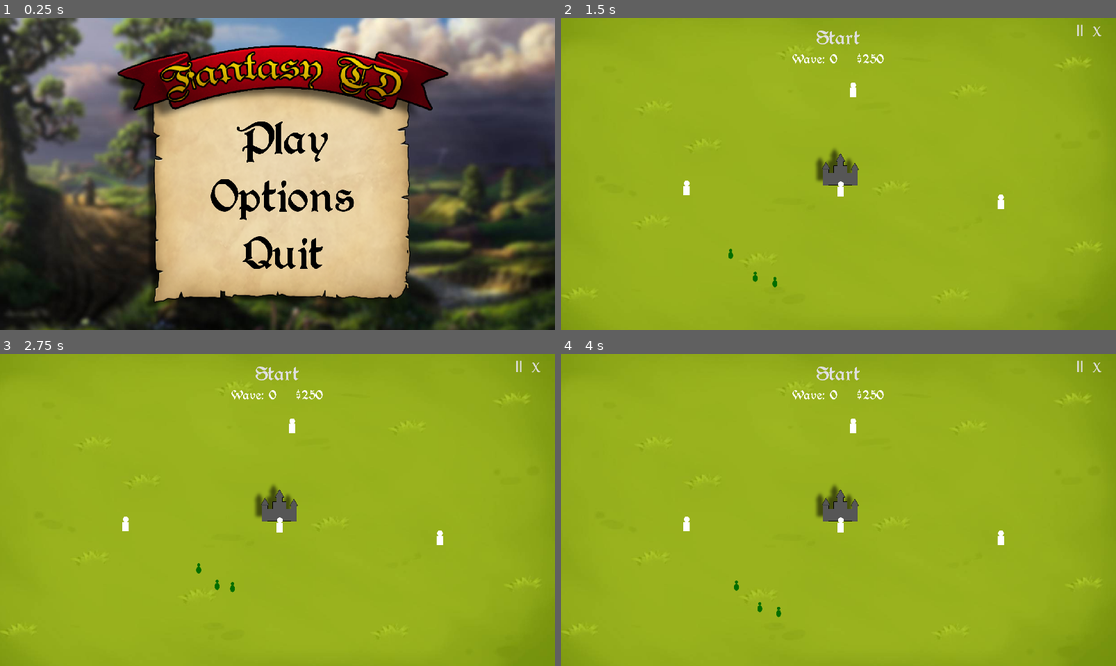
Above: before the commit, frames 1-4 (two rows, left to right).
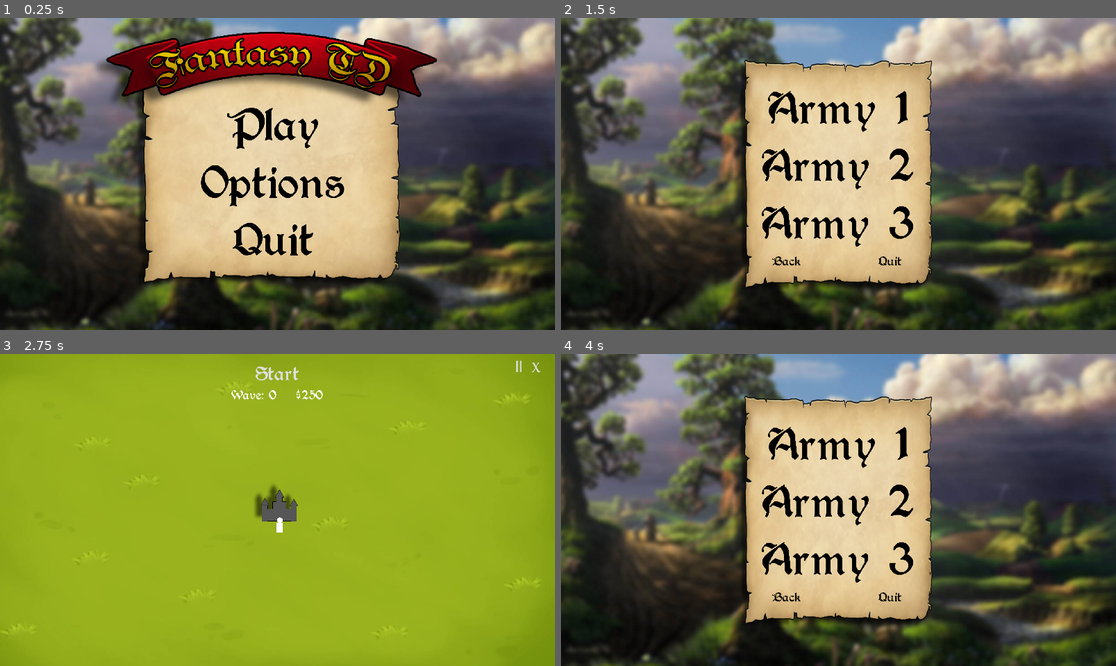
Above: after the commit, the same moments.

Repository: therealallaner/Fantasy-Tower-Defense
Game: Godot game, scene res://Scenes/TitleScreen.tscn
The game is run twice, just before and just after one commit, with the same random seed, the same clock (stepped at 60 frames per second) and the same inputs. Before the commit the project starts from res://Scenes/main_menu.tscn.
Inputs (mouse positions are in pixels of both pictures, inside the frame that each line leads up to):
- Up to frame 1 (0.25 s): no input
- Up to frame 2 (1.5 s): click "Options" at 0.5 s; click "Play" at 1.25 s
- Up to frame 3 (2.75 s): click (277, 444) at 2 s, where only the run after the commit has a clickable "Army 1"
- Up to frame 4 (4 s): click "||" at 2.75 s; click "Play" at 3.5 s

The runs differ from the first frame. In frame 1, 23% of the frame differs, in the area x 17-81%, y 4-92%; in frame 2, 100%, in the area x 0-100%, y 0-100%; in frame 3, 0.2%; in frame 4, 100%.

Commit message:
Started work on enemy spawner

Diff:
--- a/Scenes/Characters/goblin.tscn
+++ b/Scenes/Characters/goblin.tscn
@@ -13,7 +13,7 @@
 
 [node name="Goblin" type="CharacterBody2D"]
 collision_layer = 4
-collision_mask = 15
+collision_mask = 11
 script = ExtResource("1_m3jd8")
 
 [node name="Sprite2D" type="Sprite2D" parent="."]
--- /dev/null
+++ b/Scenes/Objects/SpawnController.tscn
@@ -0,0 +1,15 @@
+[gd_scene load_steps=2 format=3 uid="uid://bqs4a86blc0tl"]
+
+[ext_resource type="Script" path="res://Scripts/Spawner.gd" id="1_0qpmo"]
+
+[node name="SpawnController" type="Node2D"]
+script = ExtResource("1_0qpmo")
+
+[node name="GoblinSpacer" type="Timer" parent="."]
+one_shot = true
+
+[node name="SorcSpacer" type="Timer" parent="."]
+one_shot = true
+
+[connection signal="timeout" from="GoblinSpacer" to="." method="_on_goblin_spacer_timeout"]
+[connection signal="timeout" from="SorcSpacer" to="." method="_on_sorc_spacer_timeout"]
--- /dev/null
+++ b/Scenes/Objects/spawner.tscn
@@ -0,0 +1,3 @@
+[gd_scene format=3 uid="uid://bvmdjp8ft6ch5"]
+
+[node name="Spawner" type="Marker2D" groups=["spawner"]]
--- /dev/null
+++ b/Scenes/TitleScreen.tscn
@@ -0,0 +1,18 @@
+[gd_scene load_steps=5 format=3 uid="uid://dr813yy1g2r72"]
+
+[ext_resource type="Script" path="res://Scripts/TitleScreen.gd" id="1_pco4u"]
+[ext_resource type="Texture2D" uid="uid://dmroa0bn4whdh" path="res://Assets/UI/TestBG (1).jpg" id="2_hxkte"]
+[ext_resource type="PackedScene" uid="uid://bwuctf6vixewa" path="res://Scenes/main_menu.tscn" id="3_b0avh"]
+[ext_resource type="PackedScene" uid="uid://builrbf3uu46i" path="res://Scenes/army_select.tscn" id="3_eqo6t"]
+
+[node name="MainMenu" type="Node2D"]
+script = ExtResource("1_pco4u")
+
+[node name="TestBg(1)" type="Sprite2D" parent="."]
+position = Vector2(960, 538)
+scale = Vector2(1.52, 1.52)
+texture = ExtResource("2_hxkte")
+
+[node name="MainMenu" parent="." instance=ExtResource("3_b0avh")]
+
+[node name="ArmySelect" parent="." instance=ExtResource("3_eqo6t")]
--- a/Scenes/UI_Scenes/game_ui.tscn
+++ b/Scenes/UI_Scenes/game_ui.tscn
@@ -172,6 +172,7 @@
 layout_mode = 2
 size_flags_horizontal = 3
 
+[connection signal="pressed" from="GameStats/WaveController" to="." method="_on_wave_controller_pressed"]
 [connection signal="mouse_entered" from="Stores/HumanStore/Infantry/Infantry" to="." method="_on_infantry_mouse_entered"]
 [connection signal="mouse_exited" from="Stores/HumanStore/Infantry/Infantry" to="." method="_on_infantry_mouse_exited"]
 [connection signal="pressed" from="Stores/HumanStore/Infantry/Infantry" to="." method="_on_infantry_pressed"]
--- /dev/null
+++ b/Scenes/army_select.tscn
@@ -0,0 +1,84 @@
+[gd_scene load_steps=6 format=3 uid="uid://builrbf3uu46i"]
+
+[ext_resource type="Script" path="res://Scripts/army_select.gd" id="1_dhnjv"]
+[ext_resource type="Texture2D" uid="uid://bsk4ie7qrdyor" path="res://Assets/UI/MainMenuMenuBG.png" id="2_vebau"]
+[ext_resource type="Theme" uid="uid://cp2e2s82wiif8" path="res://Assets/UI/Themes/Augusta.tres" id="3_v807f"]
+
+[sub_resource type="StyleBoxTexture" id="StyleBoxTexture_sa8l4"]
+texture = ExtResource("2_vebau")
+
+[sub_resource type="Theme" id="Theme_earg7"]
+PanelContainer/styles/panel = SubResource("StyleBoxTexture_sa8l4")
+
+[node name="ArmySelect" type="CanvasLayer"]
+script = ExtResource("1_dhnjv")
+
+[node name="PanelContainer" type="PanelContainer" parent="."]
+anchors_preset = 8
+anchor_left = 0.5
+anchor_top = 0.5
+anchor_right = 0.5
+anchor_bottom = 0.5
+offset_left = -466.0
+offset_top = -346.5
+offset_right = 466.0
+offset_bottom = 346.5
+grow_horizontal = 2
+grow_vertical = 2
+theme = SubResource("Theme_earg7")
+
+[node name="MarginContainer" type="MarginContainer" parent="PanelContainer"]
+layout_mode = 2
+theme_override_constants/margin_left = 200
+theme_override_constants/margin_top = 100
+theme_override_constants/margin_right = 200
+theme_override_constants/margin_bottom = 100
+
+[node name="HBoxContainer" type="VBoxContainer" parent="PanelContainer/MarginContainer"]
+layout_mode = 2
+size_flags_horizontal = 0
+theme = ExtResource("3_v807f")
+
+[node name="1" type="Button" parent="PanelContainer/MarginContainer/HBoxContainer"]
+layout_mode = 2
+theme_override_colors/font_color = Color(0, 0, 0, 1)
+text = "Army 1"
+
+[node name="2" type="Button" parent="PanelContainer/MarginContainer/HBoxContainer"]
+layout_mode = 2
+theme_override_colors/font_color = Color(0, 0, 0, 1)
+text = "Army 2"
+
+[node name="3" type="Button" parent="PanelContainer/MarginContainer/HBoxContainer"]
+layout_mode = 2
+theme_override_colors/font_color = Color(0, 0, 0, 1)
+text = "Army 3"
+
+[node name="Spacer" type="Control" parent="PanelContainer/MarginContainer/HBoxContainer"]
+layout_mode = 2
+size_flags_vertical = 3
+
+[node name="HBoxContainer" type="HBoxContainer" parent="PanelContainer/MarginContainer/HBoxContainer"]
+layout_mode = 2
+
+[node name="Back" type="Button" parent="PanelContainer/MarginContainer/HBoxContainer/HBoxContainer"]
+layout_mode = 2
+size_flags_horizontal = 3
+theme_override_colors/font_color = Color(0, 0, 0, 1)
+theme_override_font_sizes/font_size = 50
+text = "Back"
+
+[node name="Spacer" type="Control" parent="PanelContainer/MarginContainer/HBoxContainer/HBoxContainer"]
+layout_mode = 2
+size_flags_horizontal = 3
+
+[node name="Quit" type="Button" parent="PanelContainer/MarginContainer/HBoxContainer/HBoxContainer"]
+layout_mode = 2
+size_flags_horizontal = 3
+theme_override_colors/font_color = Color(0, 0, 0, 1)
+theme_override_font_sizes/font_size = 50
+text = "Quit"
+
+[connection signal="pressed" from="PanelContainer/MarginContainer/HBoxContainer/1" to="." method="_on__pressed"]
+[connection signal="pressed" from="PanelContainer/MarginContainer/HBoxContainer/HBoxContainer/Back" to="." method="_on_back_pressed"]
+[connection signal="pressed" from="PanelContainer/MarginContainer/HBoxContainer/HBoxContainer/Quit" to="." method="_on_quit_pressed"]
--- a/Scenes/main_menu.tscn
+++ b/Scenes/main_menu.tscn
@@ -1,7 +1,6 @@
-[gd_scene load_steps=9 format=3 uid="uid://dr813yy1g2r72"]
+[gd_scene load_steps=8 format=3 uid="uid://bwuctf6vixewa"]
 
 [ext_resource type="Script" path="res://Scripts/main_menu.gd" id="1_dcpqo"]
-[ext_resource type="Texture2D" uid="uid://dmroa0bn4whdh" path="res://Assets/UI/TestBG (1).jpg" id="1_mxwqa"]
 [ext_resource type="Texture2D" uid="uid://bsk4ie7qrdyor" path="res://Assets/UI/MainMenuMenuBG.png" id="2_k45ex"]
 [ext_resource type="Texture2D" uid="uid://0dp8wdbyve4j" path="res://Assets/UI/MainMenuTitle.png" id="3_ioeq8"]
 [ext_resource type="Theme" uid="uid://cp2e2s82wiif8" path="res://Assets/UI/Themes/Augusta.tres" id="5_s4h3j"]
@@ -12,31 +11,40 @@
 
 [sub_resource type="StyleBoxEmpty" id="StyleBoxEmpty_cluw7"]
 
-[node name="MainMenu" type="Node2D"]
+[node name="MainMenu" type="CanvasLayer"]
 script = ExtResource("1_dcpqo")
 
-[node name="TestBg(1)" type="Sprite2D" parent="."]
-position = Vector2(960, 538)
-scale = Vector2(1.52, 1.52)
-texture = ExtResource("1_mxwqa")
+[node name="Control" type="Control" parent="."]
+layout_mode = 3
+anchors_preset = 8
+anchor_left = 0.5
+anchor_top = 0.5
+anchor_right = 0.5
+anchor_bottom = 0.5
+offset_left = -20.0
+offset_top = -20.0
+offset_right = 20.0
+offset_bottom = 20.0
+grow_horizontal = 2
+grow_vertical = 2
 
-[node name="MainMenuMenuBg" type="Sprite2D" parent="."]
-position = Vector2(975, 588)
+[node name="MainMenuMenuBg" type="Sprite2D" parent="Control"]
 scale = Vector2(1, 1.19861)
 texture = ExtResource("2_k45ex")
 
-[node name="MainMenuTitle" type="Sprite2D" parent="."]
-position = Vector2(979, 217)
+[node name="MainMenuTitle" type="Sprite2D" parent="Control"]
+position = Vector2(0, -350)
 scale = Vector2(2, 2)
 texture = ExtResource("3_ioeq8")
 
-[node name="VBoxContainer" type="VBoxContainer" parent="."]
-offset_left = 694.0
-offset_top = 317.0
-offset_right = 1267.0
-offset_bottom = 910.0
+[node name="VBoxContainer" type="VBoxContainer" parent="Control"]
+layout_mode = 0
+offset_left = -280.0
+offset_top = -250.0
+offset_right = 293.0
+offset_bottom = 343.0
 
-[node name="Play" type="Button" parent="VBoxContainer"]
+[node name="Play" type="Button" parent="Control/VBoxContainer"]
 layout_mode = 2
 theme = ExtResource("5_s4h3j")
 theme_override_colors/font_color = Color(0, 0, 0, 1)
@@ -44,19 +52,19 @@
 theme_override_styles/normal = SubResource("StyleBoxEmpty_mi7w1")
 text = "Play"
 
-[node name="Options" type="Button" parent="VBoxContainer"]
+[node name="Options" type="Button" parent="Control/VBoxContainer"]
 layout_mode = 2
 theme = ExtResource("5_s4h3j")
 theme_override_colors/font_color = Color(0, 0, 0, 1)
 theme_override_styles/normal = SubResource("StyleBoxEmpty_u4ei4")
 text = "Options"
 
-[node name="Quit" type="Button" parent="VBoxContainer"]
+[node name="Quit" type="Button" parent="Control/VBoxContainer"]
 layout_mode = 2
 theme = ExtResource("5_s4h3j")
 theme_override_colors/font_color = Color(0, 0, 0, 1)
 theme_override_styles/normal = SubResource("StyleBoxEmpty_cluw7")
 text = "Quit"
 
-[connection signal="pressed" from="VBoxContainer/Play" to="." method="_on_play_pressed"]
-[connection signal="pressed" from="VBoxContainer/Quit" to="." method="_on_quit_pressed"]
+[connection signal="pressed" from="Control/VBoxContainer/Play" to="." method="_on_play_pressed"]
+[connection signal="pressed" from="Control/VBoxContainer/Quit" to="." method="_on_quit_pressed"]
--- a/Scenes/node_2d.tscn
+++ b/Scenes/node_2d.tscn
@@ -4,8 +4,8 @@
 [ext_resource type="Script" path="res://Scripts/node_2d.gd" id="1_m7q4i"]
 [ext_resource type="PackedScene" uid="uid://db4r6xtfnmees" path="res://Scenes/Objects/tower.tscn" id="2_8533y"]
 [ext_resource type="PackedScene" uid="uid://mltrhj62rtfc" path="res://Scenes/UI_Scenes/game_ui.tscn" id="4_j1k6x"]
-[ext_resource type="PackedScene" uid="uid://bl3chbfd40ncq" path="res://Scenes/Characters/commander.tscn" id="5_ugxoq"]
-[ext_resource type="PackedScene" uid="uid://boyn2rfrxnuh" path="res://Scenes/Characters/goblin.tscn" id="7_d4wca"]
+[ext_resource type="PackedScene" uid="uid://bvmdjp8ft6ch5" path="res://Scenes/Objects/spawner.tscn" id="5_bipg0"]
+[ext_resource type="PackedScene" uid="uid://bqs4a86blc0tl" path="res://Scenes/Objects/SpawnController.tscn" id="6_00qip"]
 
 [node name="Node2D" type="Node2D"]
 y_sort_enabled = true
@@ -22,20 +22,12 @@
 
 [node name="Game UI" parent="." instance=ExtResource("4_j1k6x")]
 
-[node name="Commander" parent="." instance=ExtResource("5_ugxoq")]
-position = Vector2(435, 587)
+[node name="Wave 1" type="Node2D" parent="."]
 
-[node name="Commander2" parent="." instance=ExtResource("5_ugxoq")]
-position = Vector2(1522, 635)
+[node name="Spawner" parent="Wave 1" instance=ExtResource("5_bipg0")]
+position = Vector2(-142, 862)
 
-[node name="Commander3" parent="." instance=ExtResource("5_ugxoq")]
-position = Vector2(1011, 247)
+[node name="Spawner2" parent="Wave 1" instance=ExtResource("5_bipg0")]
+position = Vector2(216, 1168)
 
-[node name="Goblin" parent="." instance=ExtResource("7_d4wca")]
-position = Vector2(732, 922)
-
-[node name="Goblin2" parent="." instance=ExtResource("7_d4wca")]
-position = Vector2(662, 902)
-
-[node name="Goblin3" parent="." instance=ExtResource("7_d4wca")]
-position = Vector2(574, 820)
+[node name="SpawnController" parent="." instance=ExtResource("6_00qip")]
--- a/Scripts/Game UI.gd
+++ b/Scripts/Game UI.gd
@@ -83,8 +83,14 @@
 
 
 func _on_pause_pressed():
-	get_tree().change_scene_to_file("res://Scenes/main_menu.tscn")
+	get_tree().change_scene_to_file("res://Scenes/TitleScreen.tscn")
 
 
 func _on_quit_pressed():
 	get_tree().quit()
+
+
+
+func _on_wave_controller_pressed():
+	get_parent().get_node("SpawnController").GobbySpawn()
+	get_parent().get_node("SpawnController").SorcSpawn()
--- /dev/null
+++ b/Scripts/Spawner.gd
@@ -0,0 +1,55 @@
+extends Node2D
+
+
+
+@onready var Gobby = preload("res://Scenes/Characters/goblin.tscn")
+@onready var Sorc = preload("res://Scenes/Characters/sorcerer.tscn")
+@onready var gobbyspacer = $GoblinSpacer
+@onready var sorcspacer = $SorcSpacer
+
+var gobbycount = 5
+var sorccount = 2
+var g_spacer = false
+var s_spacer = false
+var spawners = []
+
+func _ready():
+	for s in get_parent().get_node("Wave 1").get_children():
+		spawners.append(s.global_position)
+
+
+func GobbySpawn():
+	for i in range(gobbycount):
+		var randomIndex = randi() % spawners.size()
+		var s = spawners[randomIndex]
+		var instance = Gobby.instantiate()
+		var targetpos = s
+		instance.position = targetpos
+		get_parent().add_child(instance)
+		gobbyspacer.start()
+		g_spacer = true
+		while g_spacer:
+			await gobbyspacer.timeout
+
+func SorcSpawn():
+	for i in range(sorccount):
+		var randomIndex = randi() % spawners.size()
+		var s = spawners[randomIndex]
+		var instance = Sorc.instantiate()
+		var targetpos = s
+		instance.position = targetpos
+		get_parent().add_child(instance)
+		sorcspacer.start()
+		s_spacer = true
+		while s_spacer:
+			await sorcspacer.timeout
+
+
+
+
+func _on_goblin_spacer_timeout():
+	g_spacer = false
+
+
+func _on_sorc_spacer_timeout():
+	s_spacer = false
--- /dev/null
+++ b/Scripts/TitleScreen.gd
@@ -0,0 +1,6 @@
+extends Node2D
+
+
+func _ready():
+	$MainMenu.visible = true
+	$ArmySelect.visible = false
--- /dev/null
+++ b/Scripts/army_select.gd
@@ -0,0 +1,15 @@
+extends CanvasLayer
+
+
+
+func _on__pressed():
+	get_tree().change_scene_to_file("res://Scenes/node_2d.tscn")
+
+
+func _on_back_pressed():
+	self.visible = false
+	get_parent().get_node("MainMenu").visible = true
+
+
+func _on_quit_pressed():
+	get_tree().quit()
--- a/Scripts/main_menu.gd
+++ b/Scripts/main_menu.gd
@@ -1,9 +1,10 @@
-extends Node2D
+extends CanvasLayer
 
 
 
 func _on_play_pressed():
-	get_tree().change_scene_to_file("res://Scenes/node_2d.tscn")
+	self.visible = false
+	get_parent().get_node("ArmySelect").visible = true
 
 func _on_quit_pressed():
 	get_tree().quit()
--- a/project.godot
+++ b/project.godot
@@ -11,7 +11,7 @@
 [application]
 
 config/name="Fantasy Tower Defense"
-run/main_scene="res://Scenes/main_menu.tscn"
+run/main_scene="res://Scenes/TitleScreen.tscn"
 config/features=PackedStringArray("4.1", "Forward Plus")
 config/icon="res://Assets/icon.svg"
 
